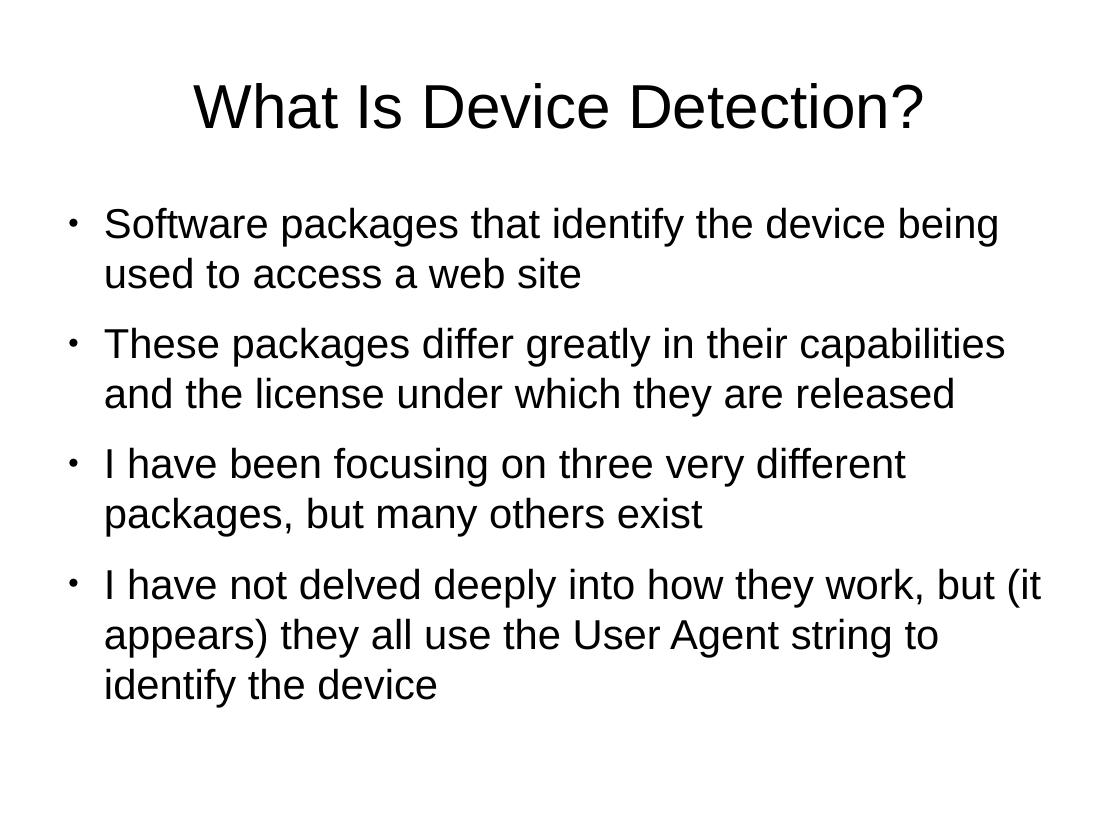
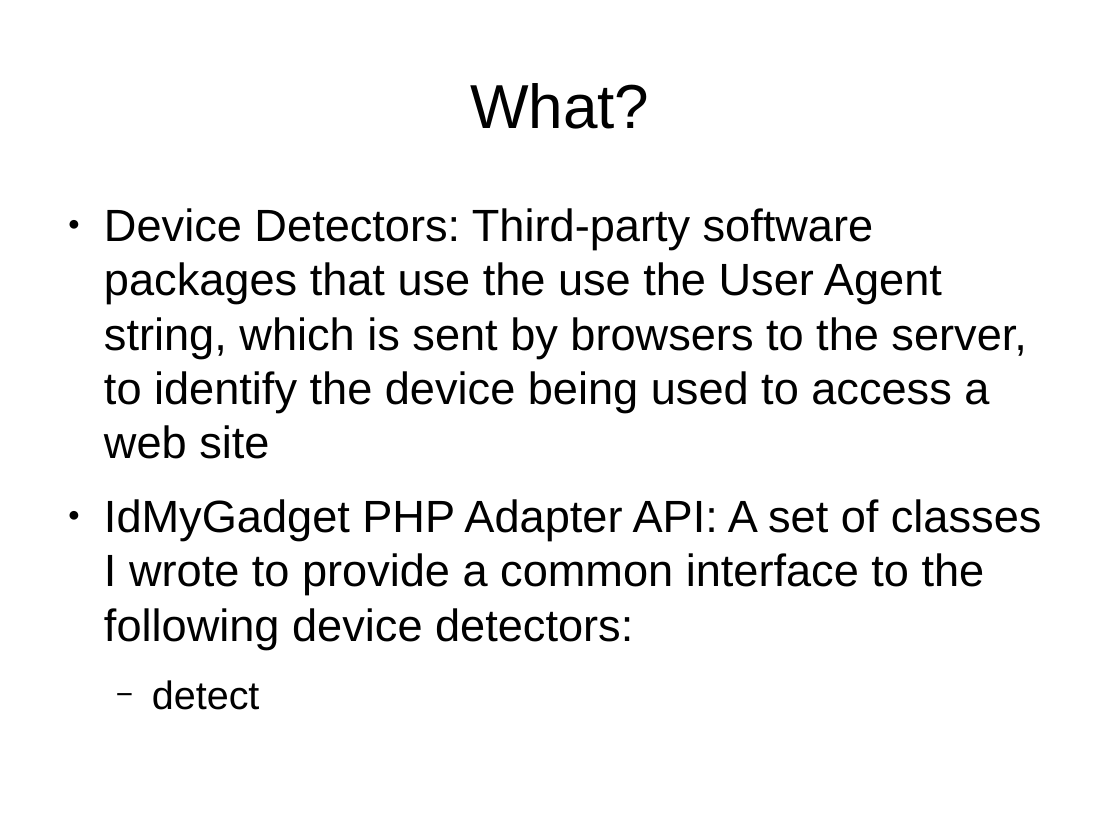
Before and after one commit to tomwhartung/jmws_accoutrements, a slide deck: slide 4 of presentations/2016_04-AWD_in_PHP_CMSes/AWD_in_PHP_CMSes-slides.odp (slide 5 before the commit). Drawn at 1120x840 pixels with LibreOffice and Linux fonts; fonts in the diff are those of the drawing. Boxes give left, top, right and bottom in pixels: in the first picture for what was removed or moved away, otherwise in the second. Text is boxed around its words. In the diff, an @@ line names an element or a change of style, - is before the commit and + after.

Commit message:
Enhanced "Who" and started on "What."

```diff
--- a/presentations/2016_04-AWD_in_PHP_CMSes/AWD_in_PHP_CMSes-slides.odp
+++ b/presentations/2016_04-AWD_in_PHP_CMSes/AWD_in_PHP_CMSes-slides.odp
@@ title at (x1=470, y1=83, x2=649, y2=129): text changed @@
-What Is Device Detection?
+What?
@@ text at (x1=104, y1=208, x2=1042, y2=649): text changed; size 29.6 to 32 pt @@
-● Software packages that identify the device being used to access a web site
-● These packages differ greatly in their capabilities and the license under which they are released
-● I have been focusing on three very different packages, but many others exist
-● I have not delved deeply into how they work, but (it appears) they all use the User Agent string to identify the device
+● Device Detectors: Third-party software packages that use the use the User Agent string, which is sent by browsers to the server, to identify the device being used to access a web site
+● IdMyGadget PHP Adapter API: A set of classes I wrote to provide a common interface to the following device detectors:
+  − detect
```
Also in this commit, not shown: 1 other slide changed, 1 slide added.
